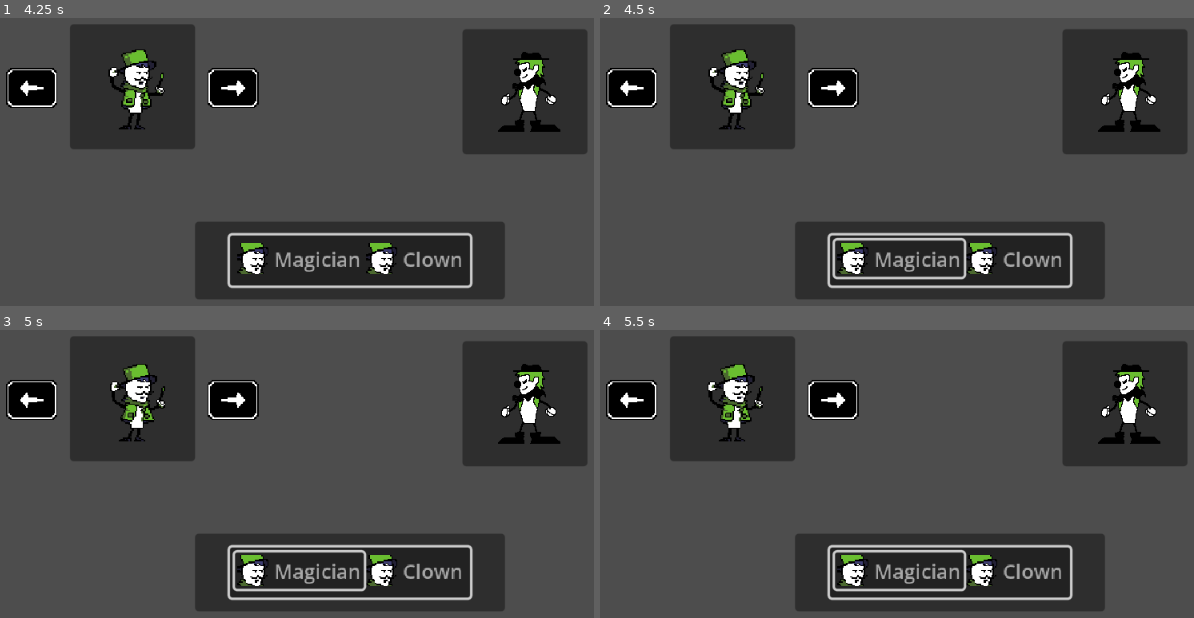
Above: before the commit, frames 1-4 (two rows, left to right).
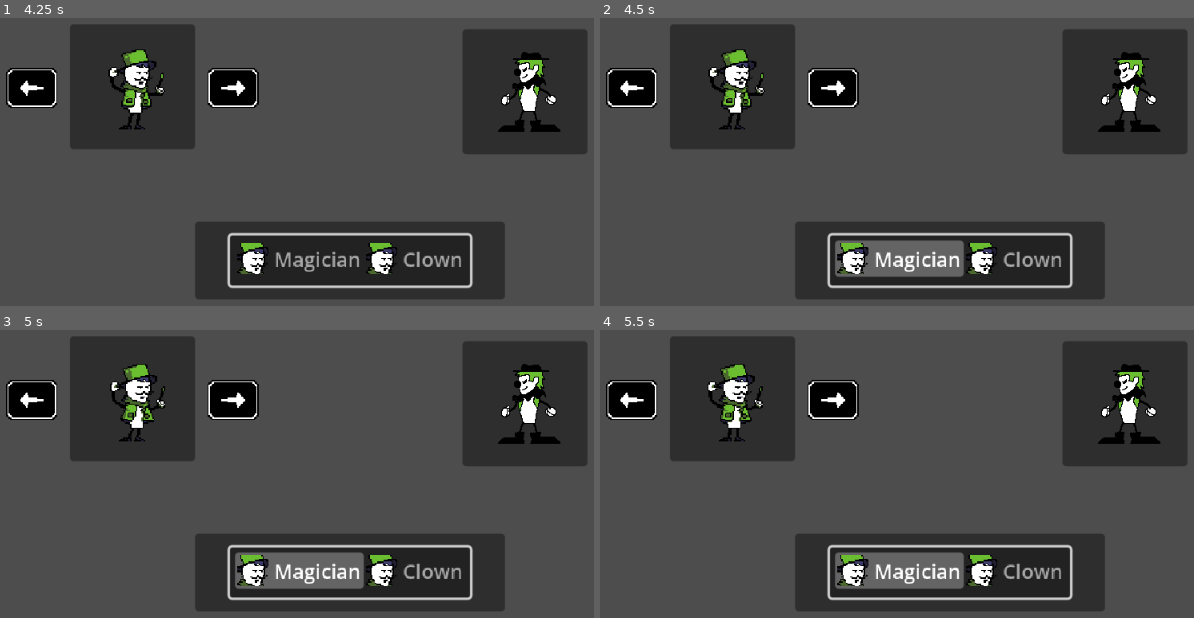
Above: after the commit, the same moments.

Repository: JoJonatasCoelho/Quem-Ri-Por-Ultimo
Game: Godot game, scene res://scenes/selection_screen.tscn
Same seed, same stepped clock (60 frames per second), same inputs: the game is played once before the commit and once after it. This scene is started directly instead of the project's main scene.
Inputs (mouse positions are in pixels of both pictures, inside the frame that each line leads up to):
- Up to frame 1 (4.25 s): click (35, 92) at 0.5 s; click (225, 92) at 1.25 s; tap Enter (ui_accept) at 2, 2.1, 2.27, 2.57, 2.75, 2.85, 3.02, 3.32, 3.5, 3.6 s; hold Right (ui_right) 2.03-3.53 s; hold Left (ui_left) from 3.53 s (still down)
- Up to frame 2 (4.5 s): release Left (ui_left) at 4.28 s; hold Right (ui_right) from 4.28 s (still down); tap Enter (ui_accept) at 4.35 s
- Up to frame 3 (5 s): keep holding Right (ui_right); tap Enter (ui_accept) at 4.52, 4.82 s
- Up to frame 4 (5.5 s): keep holding Right (ui_right); tap Enter (ui_accept) at 5, 5.1, 5.27 s

Frame 1 is identical in both runs. In frame 2, 2.8% of the frame differs, in the area x 39-62%, y 76-91%; in frame 3, 2.8%; in frame 4, 2.8%.

Commit message:
feat: improving gun disgrace

Diff:
--- a/project.godot
+++ b/project.godot
@@ -23,6 +23,10 @@
 window/size/window_height_override=720
 window/stretch/mode="canvas_items"
 window/stretch/aspect="expand"
+
+[global_group]
+
+players=""
 
 [input]
 
--- a/scenes/disgraces/gun.tscn
+++ b/scenes/disgraces/gun.tscn
@@ -37,22 +37,22 @@
 "duration": 0.2,
 "texture": SubResource("AtlasTexture_76gfg")
 }, {
-"duration": 1.0,
+"duration": 0.8,
 "texture": SubResource("AtlasTexture_dk8s2")
 }, {
-"duration": 1.0,
+"duration": 0.8,
 "texture": SubResource("AtlasTexture_xgbgt")
 }, {
-"duration": 1.0,
+"duration": 0.8,
 "texture": SubResource("AtlasTexture_36nc0")
 }, {
-"duration": 1.0,
+"duration": 0.8,
 "texture": SubResource("AtlasTexture_6hc1k")
 }, {
-"duration": 1.0,
+"duration": 0.8,
 "texture": SubResource("AtlasTexture_5ne3p")
 }, {
-"duration": 1.0,
+"duration": 0.8,
 "texture": SubResource("AtlasTexture_dlrua")
 }],
 "loop": 1,
@@ -71,7 +71,7 @@
 sprite_frames = SubResource("SpriteFrames_kkyey")
 animation = &"idle"
 autoplay = "idle"
-frame_progress = 0.06262147
+frame_progress = 0.7896513
 
 [node name="CollectArea" type="Area2D" parent="." unique_id=1572474519]
 
--- a/scenes/maps/circus.tscn
+++ b/scenes/maps/circus.tscn
@@ -45,7 +45,7 @@
 position = Vector2(626, 145)
 shape = SubResource("WorldBoundaryShape2D_1g4kx")
 
-[node name="Player" parent="." unique_id=1184130371 instance=ExtResource("4_3xumh")]
+[node name="Player" parent="." unique_id=1184130371 groups=["players"] instance=ExtResource("4_3xumh")]
 position = Vector2(82, 35)
 controls = {
 &"CROUCH": "crouch",
@@ -54,10 +54,11 @@
 &"LEFT": "p1_left",
 &"PAUSE": "ui_cancel",
 &"RIGHT": "p1_right",
-&"UP": "p1_up"
+&"UP": "p1_up",
+"USE": "ui_accept"
 }
 
-[node name="Player2" parent="." unique_id=432099408 instance=ExtResource("4_3xumh")]
+[node name="Player2" parent="." unique_id=432099408 groups=["players"] instance=ExtResource("4_3xumh")]
 position = Vector2(138, 37)
 controls = {
 &"CROUCH": "crouch",
@@ -66,7 +67,8 @@
 &"LEFT": "p2_left",
 &"PAUSE": "ui_cancel",
 &"RIGHT": "p2_right",
-&"UP": "p2_up"
+&"UP": "p2_up",
+"USE": "ui_accept"
 }
 
 [node name="Main" parent="." unique_id=1801485757 instance=ExtResource("4_mvpml")]
--- a/scenes/maps/level.gd
+++ b/scenes/maps/level.gd
@@ -6,7 +6,7 @@
 	initialize_players()
 
 
-func _process(delta: float) -> void:
+func _process(_delta: float) -> void:
 	pass
 
 func initialize_players() -> void:
--- a/scenes/player.tscn
+++ b/scenes/player.tscn
@@ -267,15 +267,18 @@
 
 [node name="Player" type="CharacterBody2D" unique_id=1184130371 node_paths=PackedStringArray("COLLISION", "IDLE_ANIMATION", "WALK_ANIMATION", "JUMP_ANIMATION")]
 script = ExtResource("1_g2els")
-COLLISION = NodePath("CollisionShape2D")
+COLLISION = NodePath("PlayerCollision")
 IDLE_ANIMATION = NodePath("AnimatedSprite2D")
 WALK_ANIMATION = NodePath("AnimatedSprite2D")
 JUMP_ANIMATION = NodePath("AnimatedSprite2D")
 
-[node name="CollisionShape2D" type="CollisionShape2D" parent="." unique_id=189132811]
+[node name="PlayerCollision" type="CollisionShape2D" parent="." unique_id=189132811]
 shape = SubResource("RectangleShape2D_kkyey")
 
 [node name="AnimatedSprite2D" type="AnimatedSprite2D" parent="." unique_id=1522471878]
 sprite_frames = SubResource("SpriteFrames_kkyey")
 animation = &"jump"
-frame_progress = 0.7064033
+frame_progress = 0.04079726
+
+[node name="DisgraceAvailablePosition" type="Marker2D" parent="." unique_id=1869545036]
+position = Vector2(0, -64)
--- a/scenes/selection_screen.tscn
+++ b/scenes/selection_screen.tscn
@@ -161,7 +161,6 @@
 offset_bottom = 20.0
 grow_horizontal = 2
 grow_vertical = 2
-select_mode = 1
 auto_width = true
 item_count = 2
 max_columns = 3
--- a/scripts/disgraces/disgrace.gd
+++ b/scripts/disgraces/disgrace.gd
@@ -10,3 +10,6 @@
 
 func _process(_delta: float) -> void:
 	pass
+
+func use() -> void:
+	pass
--- a/scripts/disgraces/projectile.gd
+++ b/scripts/disgraces/projectile.gd
@@ -11,4 +11,15 @@
 
 
 func _on_collect_area_body_entered(body: Node2D) -> void:
-	print(body)
+	if body.is_in_group("players") and !body.has_disgrace:
+		if self.get_parent().is_in_group("players"):
+			self.get_parent().unequip()
+		body.equip(self)
+
+func use() -> void:
+	add_child(RayCast2D.new(), true)
+	var ray_cast: RayCast2D = get_node("RayCast2D")
+	if ray_cast.is_colliding():
+		var collider = ray_cast.get_collider()
+		#handle_contact(collider)
+	self.queue_free()
--- a/scripts/player_controller.gd
+++ b/scripts/player_controller.gd
@@ -30,7 +30,8 @@
 	DOWN	 = "ui_down",
 	JUMP = "ui_accept",
 	CROUCH = "crouch",
-	PAUSE = "ui_cancel"
+	PAUSE = "ui_cancel",
+	USE = "ui_accept"
 	}
 #endregion
 
@@ -57,6 +58,9 @@
 var state : String = "normal"
 var low_ceiling : bool = false
 var was_on_floor : bool = true
+var has_disgrace: bool = false
+var can_use_disgrace: bool = false
+var equiped_disgrace: Disgrace
 #endregion
 
 #region Main Control Flow
@@ -69,6 +73,7 @@
 func _process(_delta: float) -> void:
 	if pausing_enabled:
 		handle_pausing()
+	handle_input()
 
 func _physics_process(delta: float) -> void:
 	if not is_on_floor():
@@ -97,12 +102,13 @@
 	if !InputMap.has_action(controls.PAUSE):
 		push_error("No control mapped for pause. Please add an input map control. Disabling pausing.")
 		pausing_enabled = false
-	#if !InputMap.has_action(controls.CROUCH):
-		#push_error("No control mapped for crouch. Please add an input map control. Disabling crouching.")
-		#crouch_enabled = false
+	if !InputMap.has_action(controls.USE):
+		push_error("No control mapped for use disgrace. Please add an input map control.")
 	#if !InputMap.has_action(controls.SPRINT):
 		#push_error("No control mapped for sprint. Please add an input map control. Disabling sprinting.")
 		#sprint_enabled = false
+
+#endregion
 
 func enter_normal_state() -> void:
 	#var prev_state = state # anti preempção
@@ -147,3 +153,18 @@
 
 func handle_pausing() -> void:
 	pass
+
+func handle_input() -> void:
+	if Input.is_action_just_pressed(controls.get("USE")):
+		if has_disgrace:
+			equiped_disgrace.use()
+
+func equip(disgrace: Disgrace) -> void:
+	disgrace.reparent.call_deferred(self, false)
+	disgrace.position = $DisgraceAvailablePosition.position
+	equiped_disgrace = disgrace
+	has_disgrace = true
+
+func unequip() -> void:
+	has_disgrace = false
+	equiped_disgrace.reparent.call_deferred(self.get_parent(), false)
